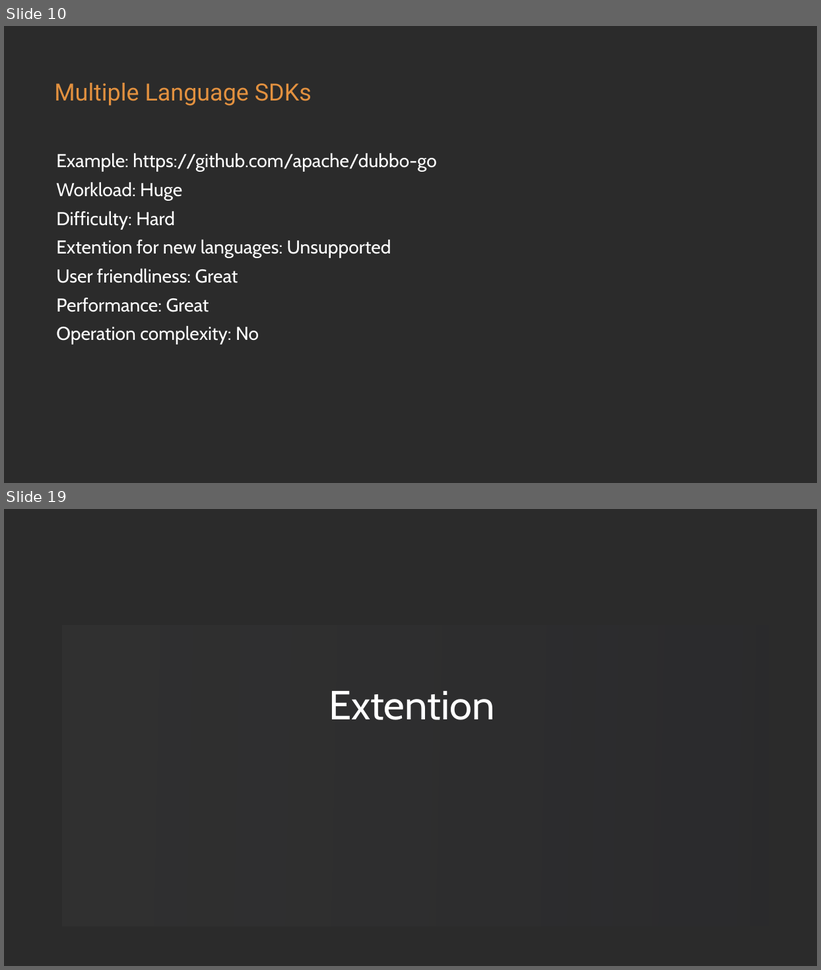
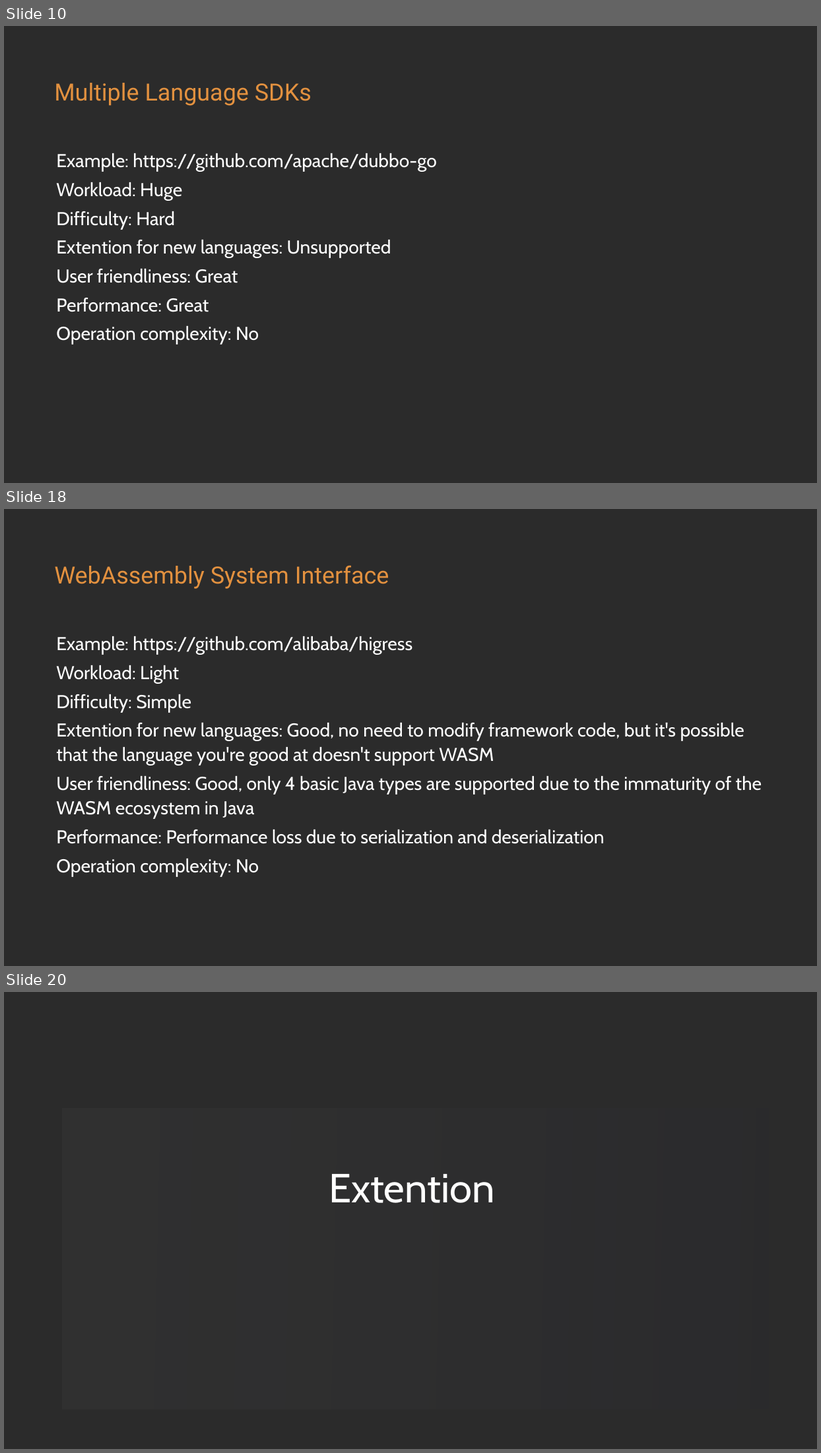
Before and after one commit to loongs-zhang/ACOCA2024-PlayWithWASM, a slide deck: PlayWithWASM.pptx. Shown one above the other, each under a label of ours: slides 10 and 19 before the commit, slides 10, 18 and 20 after it; the slides between them are not shown. The pictures are 821x970 and 821x1453 pixels, drawn with LibreOffice and Linux fonts; fonts in the diff are those of the drawing; background and template pictures are left out; a plain dark background stands for a picture behind light text. Boxes give left, top, right and bottom in pixels: in the first picture for what was removed or moved away, otherwise in the second. Text is boxed around its words. In the diff, an @@ line names an element or a change of style, - is before the commit and + after.

```diff
--- a/PlayWithWASM.pptx
+++ b/PlayWithWASM.pptx
@@ slide 18 added at bbox=[4, 509, 817, 966], background picture (left out) @@
@@ text added at bbox=[54, 565, 389, 589], 56 pt, text gradient #E3913F to #732D79 @@
+WebAssembly System Interface
@@ text added at bbox=[56, 636, 762, 877], 44 pt, text #FFFFFF @@
+Example: https://github.com/alibaba/higress
+Workload: Light
+Difficulty: Simple
+Extention for new languages: Good, no need to modify framework code, but it's possible that the language you're good at doesn't support WASM
+User friendliness: Good, only 4 basic Java types are supported due to the immaturity of the WASM ecosystem in Java
+Performance: Performance loss due to serialization and deserialization
+Operation complexity: No
@@ what was slide 19 is now slide 20 @@
```
Also in this commit, not shown: 7 slides changed, 1 other slide added, 1 slide removed.
